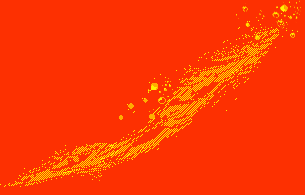
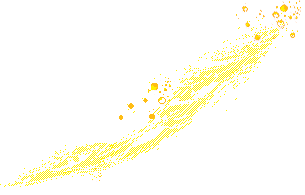
Layers edited between the first and the second 305 x 195 image:
hid "Arrière-plan" over [0, 0, 305, 195]
